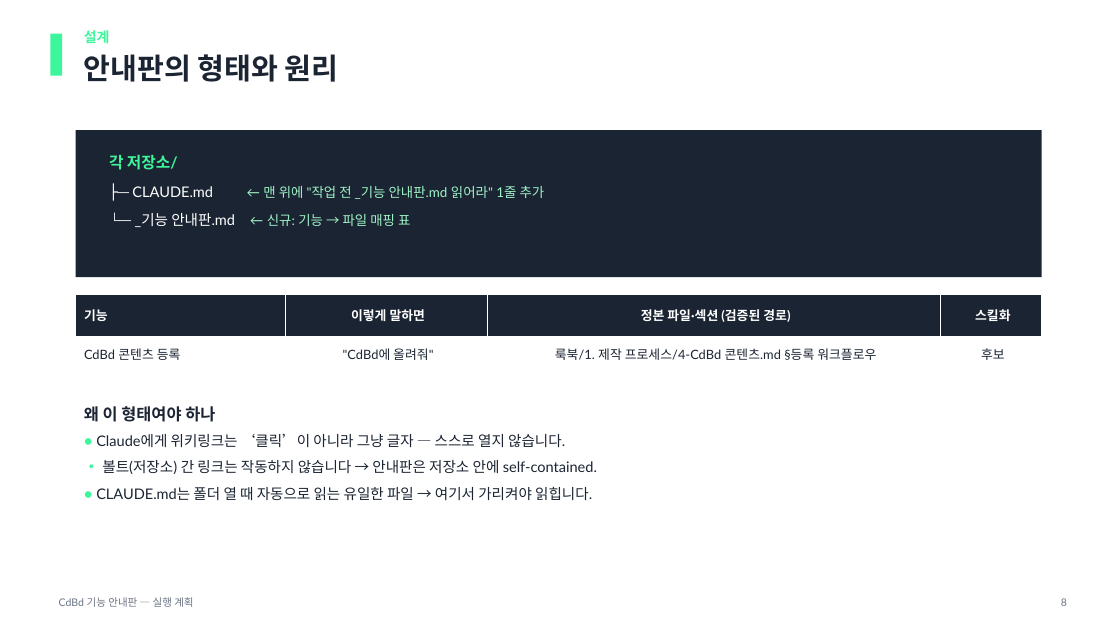
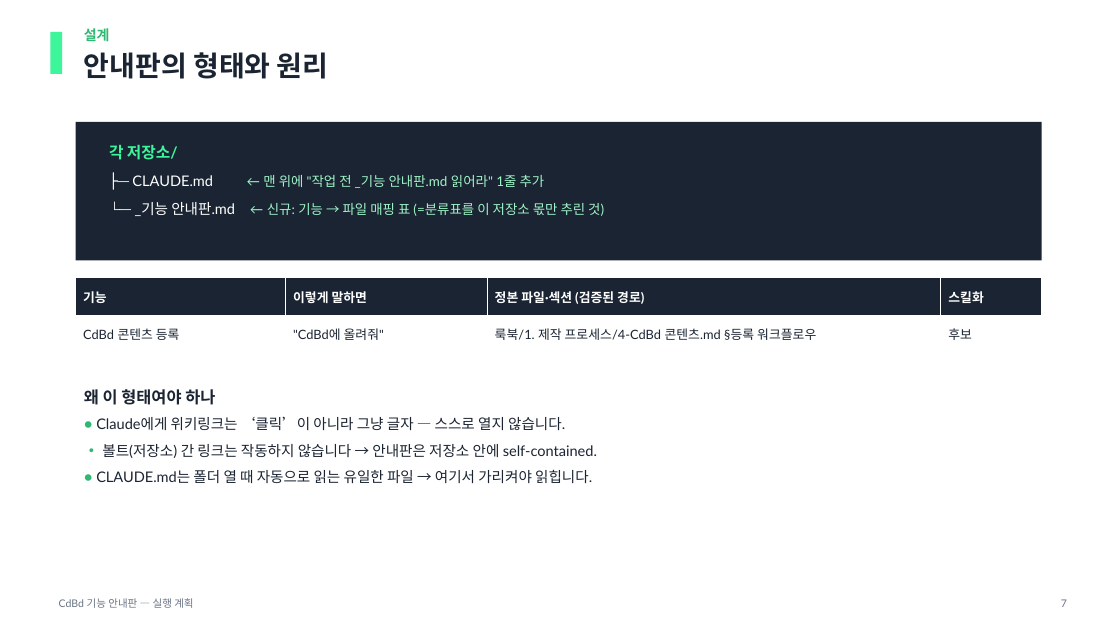
Before and after one commit to CdBd-in/design, a slide deck: slide 7 of _기능 안내판 실행 계획.pptx (slide 8 before the commit). Drawn at 1120x630 pixels with LibreOffice and Linux fonts; fonts in the diff are those of the drawing. Boxes give left, top, right and bottom in pixels: in the first picture for what was removed or moved away, otherwise in the second. Text is boxed around its words. In the diff, an @@ line names an element or a change of style, - is before the commit and + after.

```diff
--- a/_기능 안내판 실행 계획.pptx
+++ b/_기능 안내판 실행 계획.pptx
@@ rectangle: place and size @@
-rectangle at [0,0,1120,109]
+rectangle at [0,0,1120,105]
@@ text "설계" at [84,28,329,79]: text colour #3DF69B to #2EB872 in "설계"; size 25 to 24 pt in "안내판의 형태와 원리" @@
@@ rectangle: place and size @@
-rectangle at [76,130,1042,277]
+rectangle at [76,122,1042,260]
@@ text "각 저장소/": place and size @@
-text "각 저장소/" at [109,154,545,227]
+text "각 저장소/" at [109,144,604,216]
@@ text at [109,144,545,188]: line spacing 1.22 to 1.2 @@
@@ text at [135,202,604,216]: text changed @@
-└─ _기능 안내판.md ← 신규: 기능 → 파일 매핑 표
+└─ _기능 안내판.md ← 신규: 기능 → 파일 매핑 표 (=분류표를 이 저장소 몫만 추린 것)
@@ table: place and size @@
-table at [76,294,1042,371]
+table at [76,277,1042,351]
@@ table at [76,277,1042,351] @@
@@ alignment centre to left @@
@@ text "왜 이 형태여야 하나": place and size @@
-text "왜 이 형태여야 하나" at [84,406,597,500]
+text "왜 이 형태여야 하나" at [84,389,597,483]
@@ text at [96,416,597,483]: text colour #3DF69B to #2EB872 in "•", "•", "•" @@
@@ text at [1061,599,1067,607]: text changed @@
-8
+7
```
Also in this commit, not shown: 6 other slides changed, 3 slides added, 3 slides removed, 2 other files.
